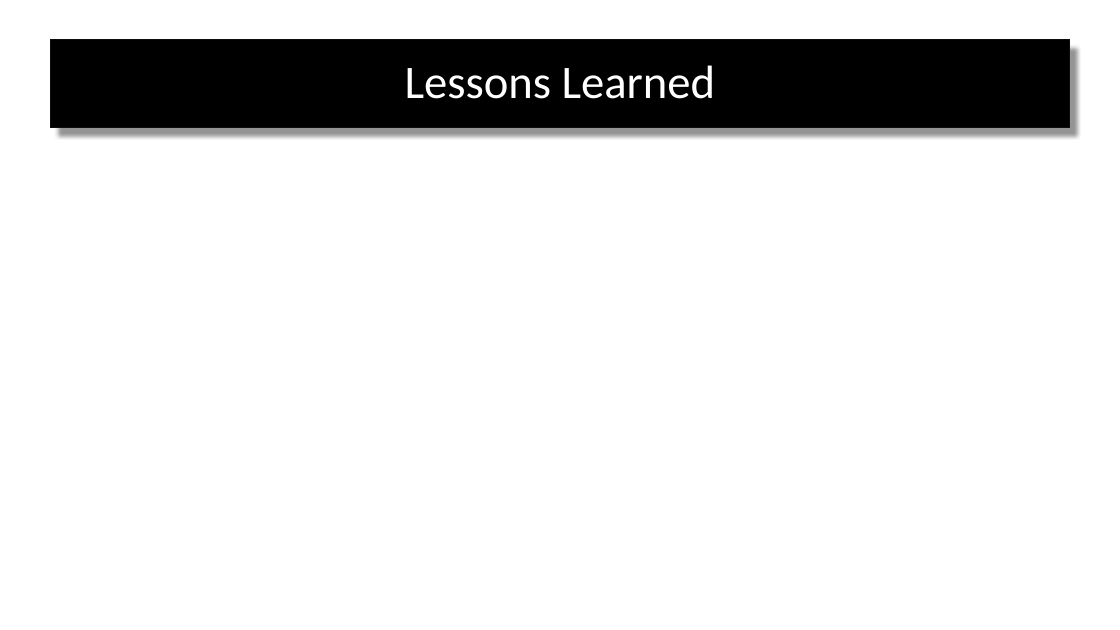
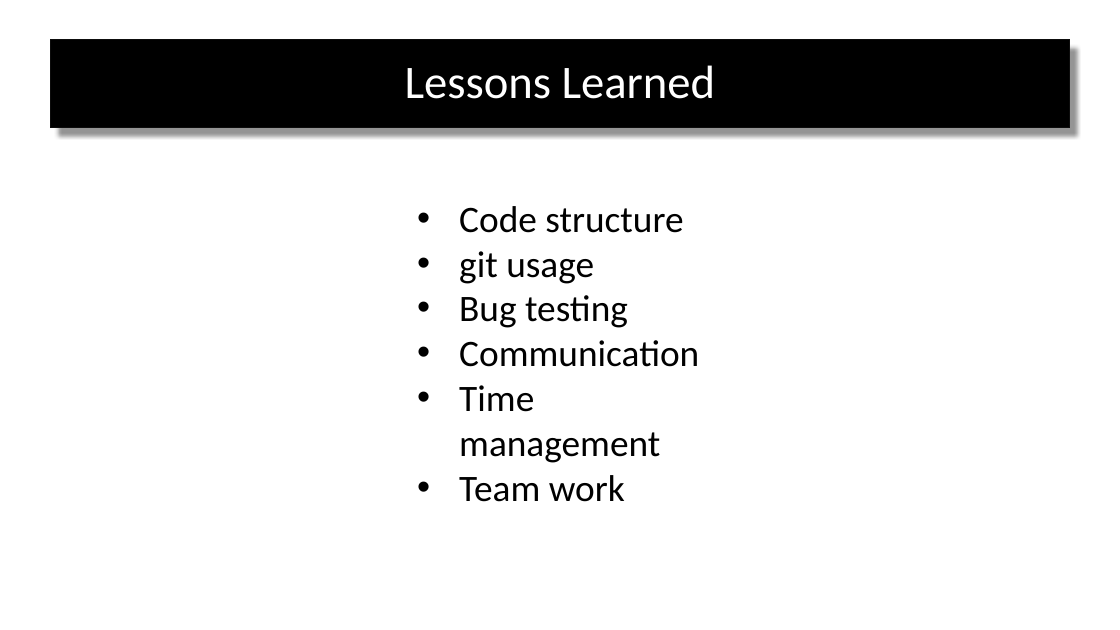
Before and after one commit to verifizieren/iGOAT, a slide deck: slide 9 of Presentation/Gruppe10(Präsentation3) .pptx. Drawn at 1120x630 pixels with LibreOffice and Linux fonts; fonts in the diff are those of the drawing; background and template pictures are left out. Boxes give left, top, right and bottom in pixels: in the first picture for what was removed or moved away, otherwise in the second. Text is boxed around its words. In the diff, an @@ line names an element or a change of style, - is before the commit and + after.

Commit message:
update presentation

```diff
--- a/Presentation/Gruppe10(Präsentation3) .pptx
+++ b/Presentation/Gruppe10(Präsentation3) .pptx
@@ text added at (x1=459, y1=206, x2=699, y2=502), 32 pt, text #000000 @@
+• Code structure
+• git usage
+• Bug testing
+• Communication
+• Time management
+• Team work
```
Also in this commit, not shown: 1 slide added, 1 other file.
